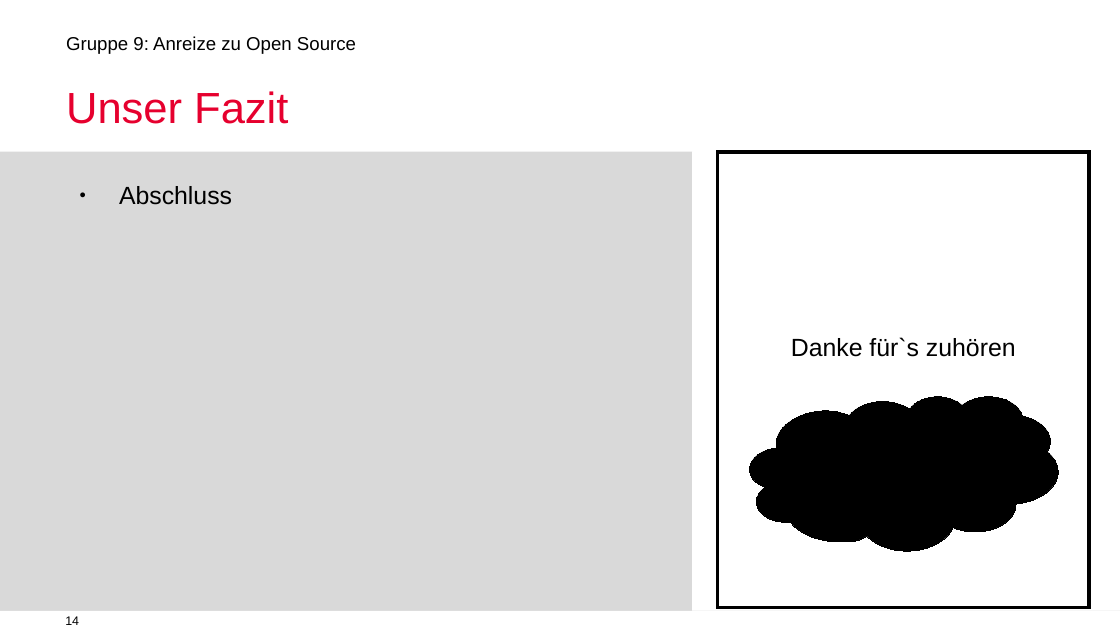
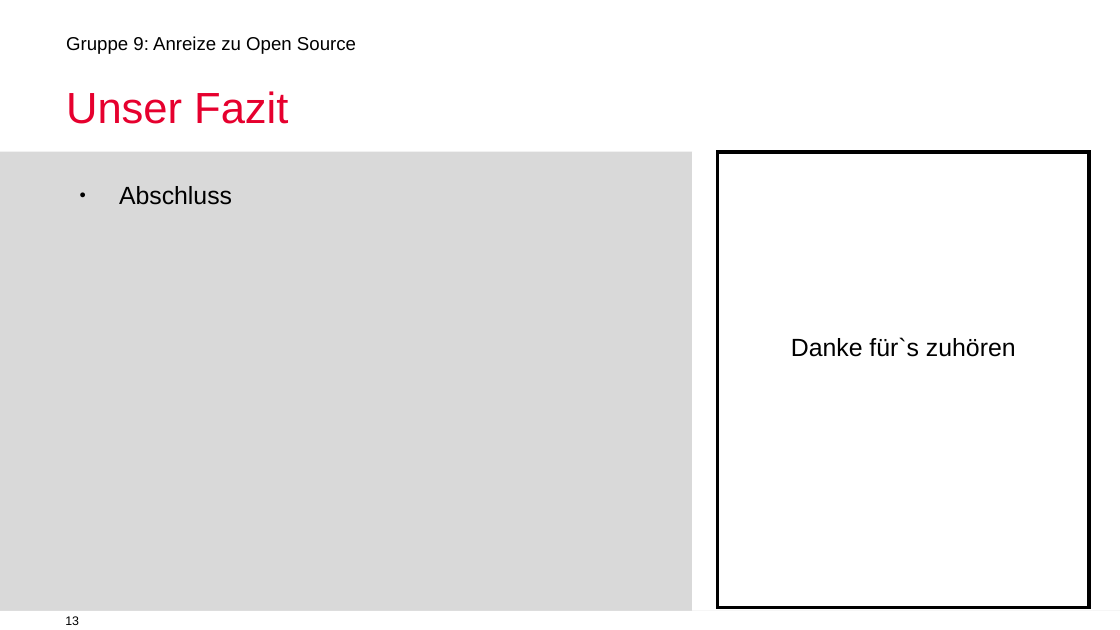
Before and after one commit to mauriziopiu/anreize_zu_open_source, a slide deck: slide 13 of OSS_Prasentation_open.odp (slide 14 before the commit). Drawn at 1120x630 pixels with LibreOffice and Linux fonts; fonts in the diff are those of the drawing; background and template pictures are left out. Boxes give left, top, right and bottom in pixels: in the first picture for what was removed or moved away, otherwise in the second. Text is boxed around its words. In the diff, an @@ line names an element or a change of style, - is before the commit and + after.

```diff
--- a/OSS_Prasentation_open.odp
+++ b/OSS_Prasentation_open.odp
@@ freeform shape removed at (x1=749, y1=396, x2=1058, y2=551) @@
@@ page number at (x1=65, y1=616, x2=79, y2=625): text changed @@
-14
+13
```
Also in this commit, not shown: 3 other slides changed, 1 slide removed.
